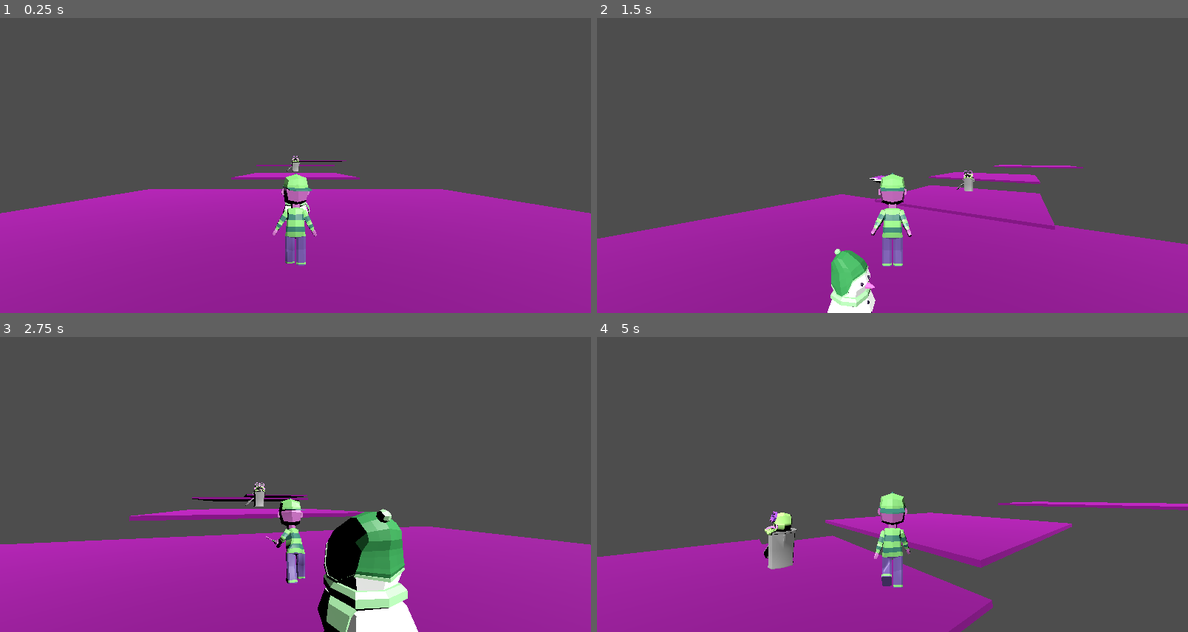
Above: before the commit, frames 1-4 (two rows, left to right).
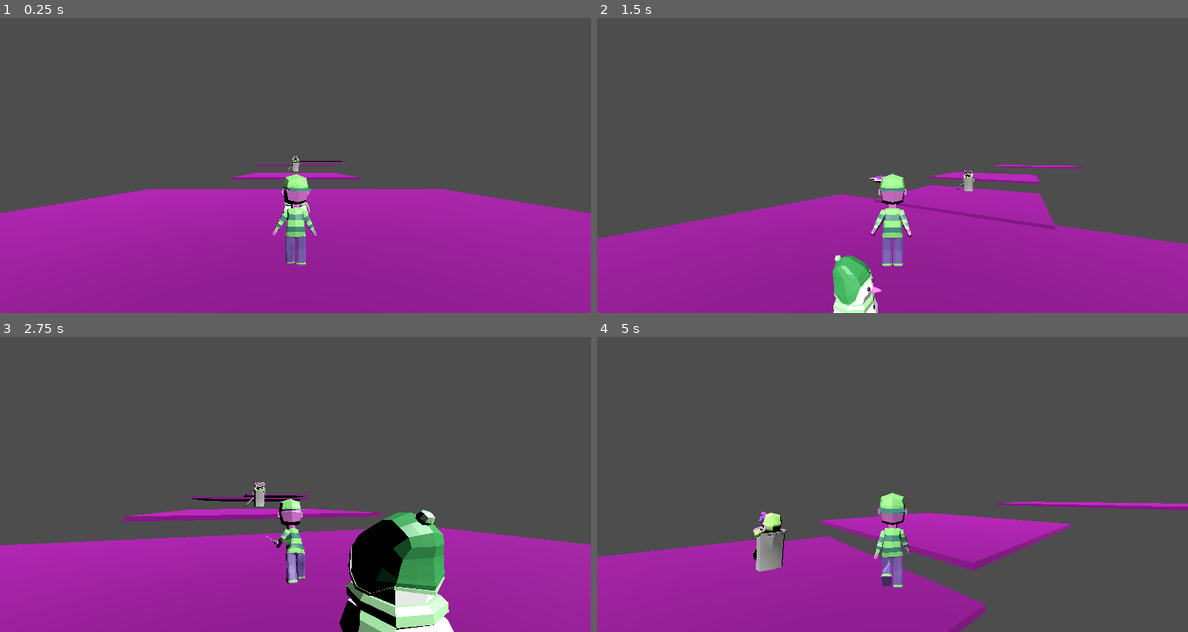
Above: after the commit, the same moments.

Repository: b4k4kozmo/KatsuBoy3D
Game: Godot game, scene res://Main.tscn
Two runs of this game, one before a commit and one after it. Both use one fixed random seed, a clock stepped at 60 frames per second and the inputs below.
Inputs (mouse positions are in pixels of both pictures, inside the frame that each line leads up to):
- Up to frame 1 (0.25 s): no input
- Up to frame 2 (1.5 s): tap Enter (attack) at 0.5, 0.6 s; move the mouse to (922, 165) at 0.52 s; hold W (move_forward) from 0.53 s (still down); tap Space (jump) at 0.77 s; move the mouse to (862, 165) at 1.27 s; right-click (862, 165) at 1.35 s
- Up to frame 3 (2.75 s): keep holding W (move_forward); tap Space (jump) at 1.52 s; tap Enter (attack) at 1.55, 2.1 s; move the mouse to (307, 478) at 2.02 s
- Up to frame 4 (5 s): keep holding W (move_forward); move the mouse to (886, 490) at 2.77 s; tap E (interact) at 2.85 s; tap Space (jump) at 3.02, 3.77, 4.52 s; tap Enter (attack) at 3.05, 3.8, 4.55 s; move the mouse to (933, 487) at 3.52 s; hold Shift (run) 3.53-4.28 s; move the mouse to (845, 481) at 4.27 s; tap = (zoom_in) at 4.35 s

The runs differ from the first frame. In frame 1, less than 0.1% of the frame differs, in the area x 48-53%, y 62-69%; in frame 2, 0.9%; in frame 3, 7.9%, in the area x 0-100%, y 49-100%; in frame 4, 2.0%.

Commit message:
added features fixed bugs
added a timer to the enemies aggro. enemy will now stop following you after a certain amount of time as long as the player isnt in the enemies detection range

refactored code and changed some variables to be more explanatory

Diff:
--- a/Snome.gd
+++ b/Snome.gd
@@ -9,7 +9,8 @@
 var fall_acceleration = 50
 var atk = 1
 var knockBack = 300
-var onSight = false
+var aggro = false
+var playerDetected = false
 
 @onready var mesh = $Pivot
 @export var speed = 5
@@ -25,7 +26,8 @@
 		if player:
 			direction = (player.position - position).normalized()
 			if direction:
-				mesh.rotation.y = lerp_angle(mesh.rotation.y, atan2(direction.x, direction.z) - rotation.y, delta * 10)
+				if aggro:
+					mesh.rotation.y = lerp_angle(mesh.rotation.y, atan2(direction.x, direction.z) - rotation.y, delta * 10)
 				velocity.x = direction.x * speed
 				velocity.z = direction.z * speed
 		if attackingBody != null:
@@ -48,12 +50,12 @@
 				velocity.x = direction.x * -tempKnockBack
 				velocity.z = direction.z * -tempKnockBack
 				health -= attackingBody.dmg
-				onSight = true
+				aggro = true
 				await attackingBody._on_body_entered(self)
 				move_and_slide()
 
 
-		if onSight == true:
+		if aggro == true:
 			move_and_slide()
 
 		if health <= 0:
@@ -78,8 +80,15 @@
 
 func _on_player_detector_body_entered(body):
 	if body.is_in_group("player"):
-		onSight = true
+		aggro = true
+		playerDetected = true
 
 
 func _on_player_detector_body_exited(_body):
-		onSight = false
+	playerDetected = false
+	$AggroTimer.start()
+
+
+func _on_aggro_timer_timeout():
+	if not playerDetected:
+		aggro = false
--- a/Snome.tscn
+++ b/Snome.tscn
@@ -44,7 +44,11 @@
 transform = Transform3D(1, 0, 0, 0, 1, 0, 0, 0, 1, 0, 1.57358, 0)
 shape = SubResource("CylinderShape3D_3n6vk")
 
+[node name="AggroTimer" type="Timer" parent="."]
+wait_time = 15.0
+
 [connection signal="area_entered" from="Area3D" to="." method="_on_area_3d_area_entered"]
 [connection signal="area_exited" from="Area3D" to="." method="_on_area_3d_area_exited"]
 [connection signal="body_entered" from="PlayerDetector" to="." method="_on_player_detector_body_entered"]
 [connection signal="body_exited" from="PlayerDetector" to="." method="_on_player_detector_body_exited"]
+[connection signal="timeout" from="AggroTimer" to="." method="_on_aggro_timer_timeout"]
